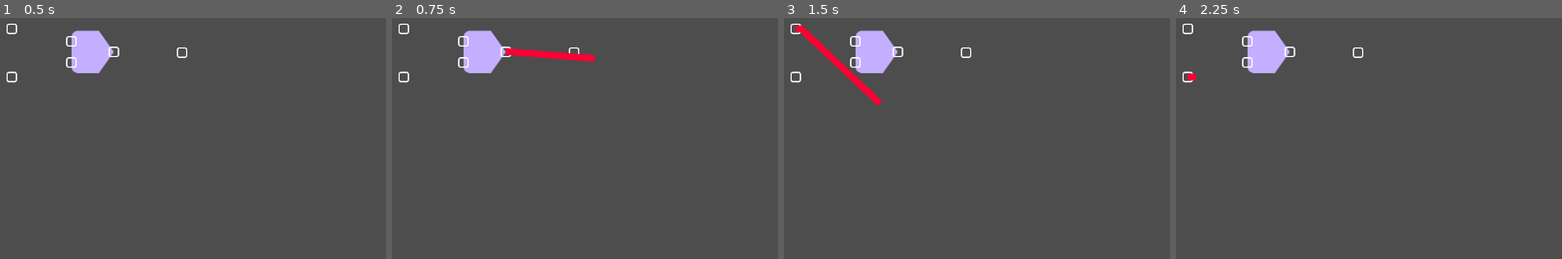
Above: before the commit, frames 1-4 (left to right).
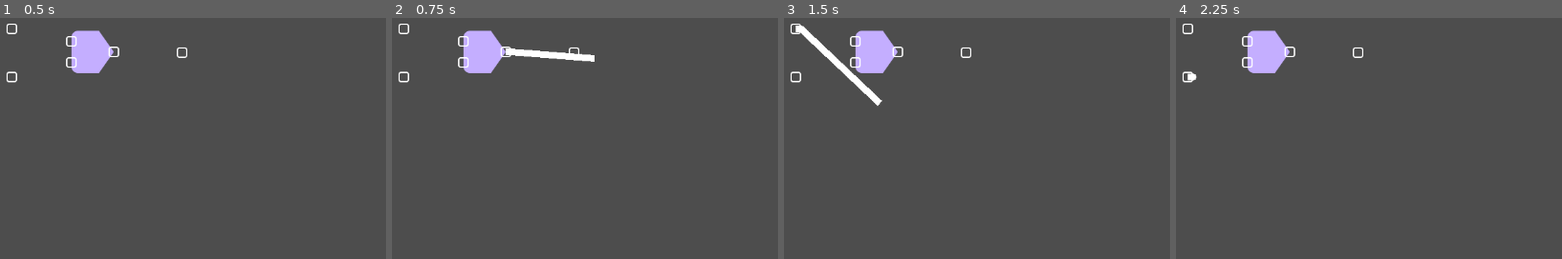
Above: after the commit, the same moments.

Repository: CUGG-2025-Puzzlers/detective-shrimp
Game: Godot game, scene res://scenes/casette_puzzle/gate_tests.tscn
The game is run twice, just before and just after one commit, with the same random seed, the same clock (stepped at 60 frames per second) and the same inputs. This scene is started directly instead of the project's main scene.
Inputs (mouse positions are in pixels of both pictures, inside the frame that each line leads up to):
- Up to frame 1 (0.5 s): no input
- Up to frame 2 (0.75 s): tap Enter at 0.5 s; drag from (503, 51) to (770, 71) at 0.52 s
- Up to frame 3 (1.5 s): drag from (795, 27) to (1050, 251) at 1.27 s
- Up to frame 4 (2.25 s): move the mouse to (1187, 75) at 2.02 s; click (1187, 75) at 2.17 s

Frame 1 is identical in both runs. In frame 2, 0.7% of the frame differs, in the area x 29-53%, y 12-19%; in frame 3, 0.9%, in the area x 2-26%, y 3-37%; in frame 4, less than 0.1%.

Commit message:
Added null wire state

Diff:
--- a/scripts/casette_puzzle/wire.gd
+++ b/scripts/casette_puzzle/wire.gd
@@ -7,7 +7,7 @@
 
 signal stateChanged;
 
-var state = false
+var state = null
 var dragging = false
 var hovered_input: GateInput = null
 var connected_input: GateInput = null
@@ -73,10 +73,14 @@
 
 # Sets the wire's color based on the state
 func set_wire_color():
+	if state == null:
+		wire.default_color = Color.WHITE
+		return
+
 	wire.default_color = on_color if state else off_color
 
 # Changes the state of this wire if the new state is different than the current
-func change_state(newState: bool):
+func change_state(newState):
 	if state == newState:
 		return
 
